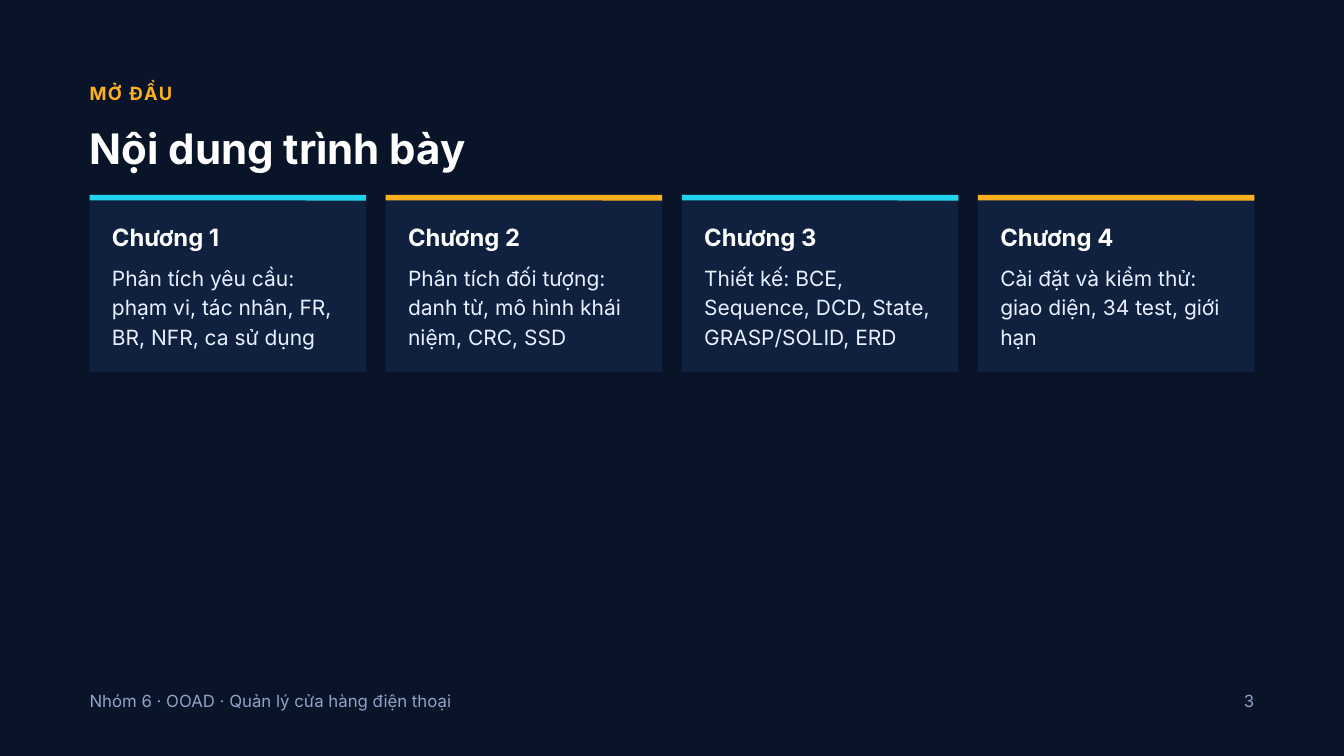
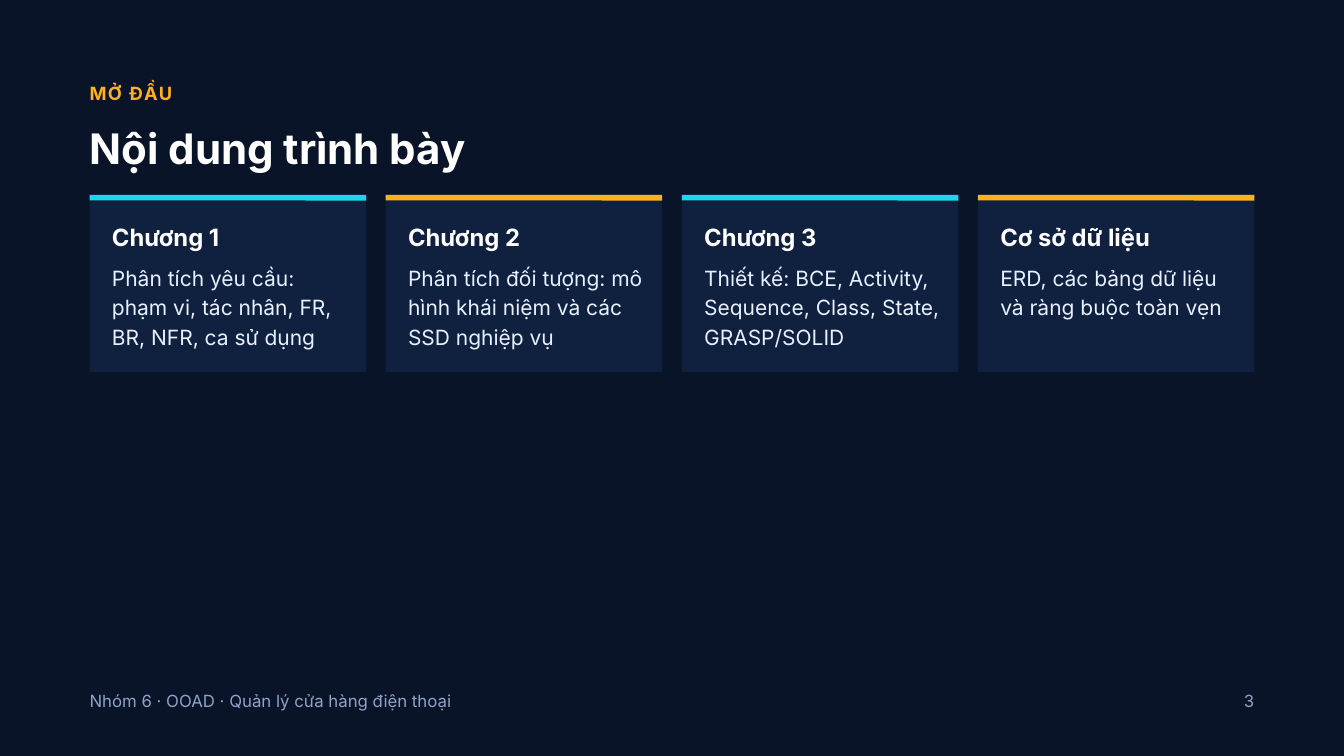
Before and after one commit to Daichou2311/BTL-PTTKHDT, a slide deck: slide 3 of Nhóm 6 - Hệ thống quản lý cửa hàng điện thoại (OOAD).pptx. Drawn at 1344x756 pixels with LibreOffice and Linux fonts; fonts in the diff are those of the drawing; background and template pictures are left out. Boxes give left, top, right and bottom in pixels: in the first picture for what was removed or moved away, otherwise in the second. Text is boxed around its words. In the diff, an @@ line names an element or a change of style, - is before the commit and + after.

```diff
--- a/Nhóm 6 - Hệ thống quản lý cửa hàng điện thoại (OOAD).pptx
+++ b/Nhóm 6 - Hệ thống quản lý cửa hàng điện thoại (OOAD).pptx
@@ text at bbox=[1000, 227, 1150, 252]: text changed @@
-Chương 4
+Cơ sở dữ liệu
@@ text at bbox=[408, 268, 642, 350]: text changed @@
-Phân tích đối tượng: danh từ, mô hình khái niệm, CRC, SSD
+Phân tích đối tượng: mô hình khái niệm và các SSD nghiệp vụ
@@ text at bbox=[704, 268, 939, 348]: text changed @@
-Thiết kế: BCE, Sequence, DCD, State, GRASP/SOLID, ERD
+Thiết kế: BCE, Activity, Sequence, Class, State, GRASP/SOLID
@@ text at bbox=[1000, 270, 1222, 320]: text changed @@
-Cài đặt và kiểm thử: giao diện, 34 test, giới hạn
+ERD, các bảng dữ liệu và ràng buộc toàn vẹn
```
Also in this commit, not shown: 22 other slides changed, 3 slides added, 36 slides removed, 1 other file.
